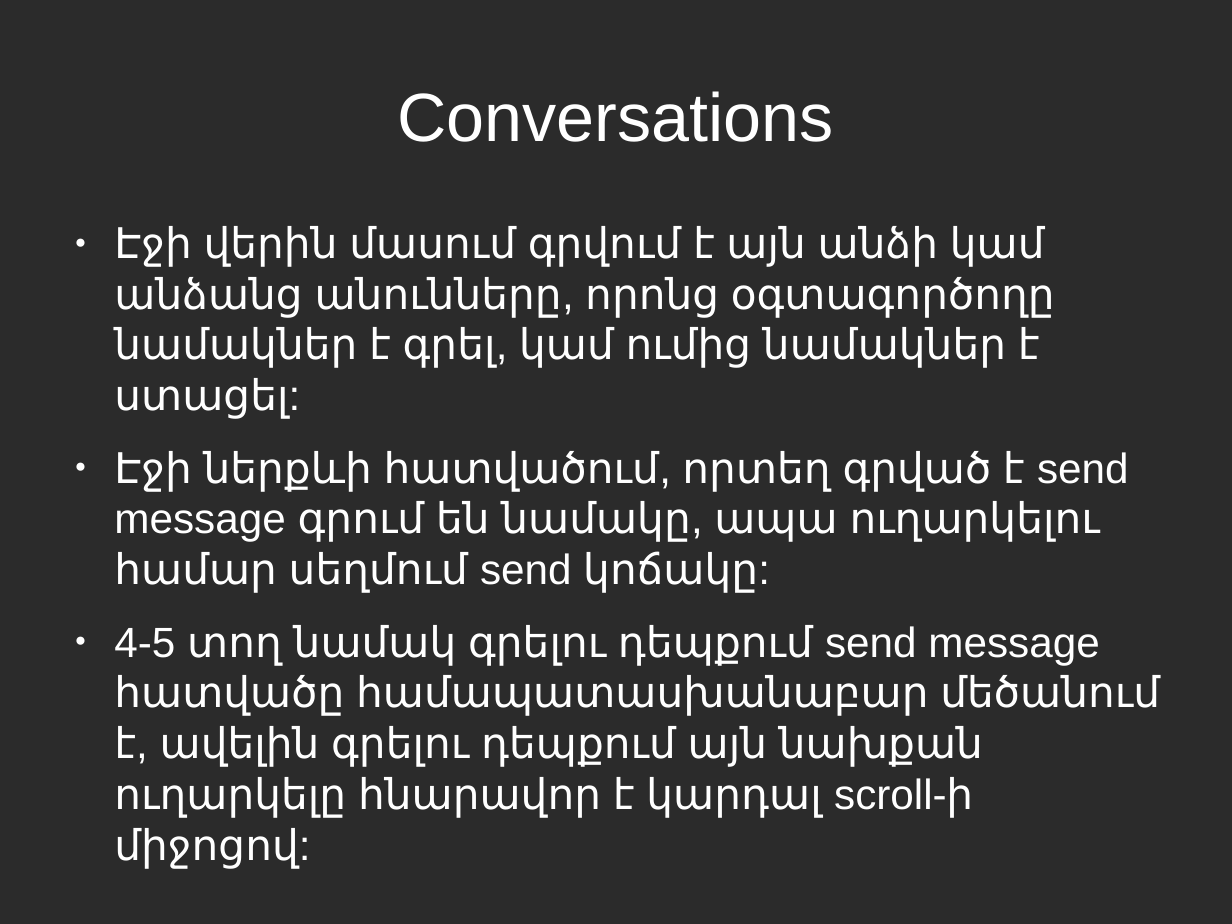
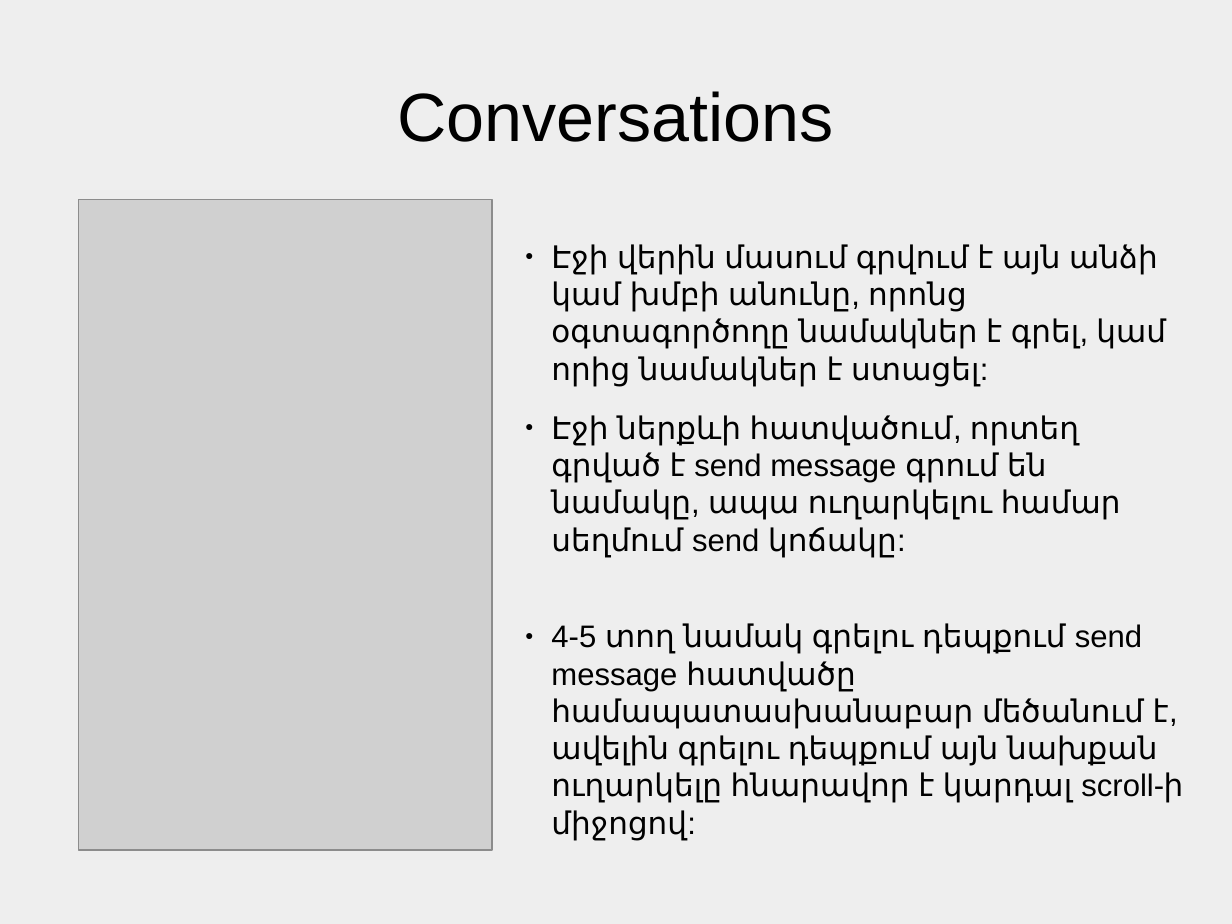
Before and after one commit to vanit-basic/instant_messenger, a slide deck: slide 17 of Documentation/Documentation.odp. Drawn at 1232x924 pixels with LibreOffice and Linux fonts; fonts in the diff are those of the drawing; grey boxes stand for pictures; background and template pictures are left out; a plain dark background stands for a picture behind light text. Boxes give left, top, right and bottom in pixels: in the first picture for what was removed or moved away, otherwise in the second. Text is boxed around its words. In the diff, an @@ line names an element or a change of style, - is before the commit and + after.

```diff
--- a/Documentation/Documentation.odp
+++ b/Documentation/Documentation.odp
@@ background picture (left out) to #EEEEEE @@
@@ title "Conversations" at box(397, 91, 833, 142): text colour #FFFFFF to #000000 @@
@@ picture added at box(78, 199, 492, 850) @@
@@ text "Էջի վերին մասում գրվում է ...": place and size @@
-text "Էջի վերին մասում գրվում է ..." at box(114, 226, 1160, 869)
+text "Էջի վերին մասում գրվում է ..." at box(551, 244, 1184, 803)
@@ text at box(551, 244, 1166, 386): text changed; size 27.2 to 20 pt; text colour #FFFFFF to #000000 @@
-● Էջի վերին մասում գրվում է այն անձի կամ անձանց անունները, որոնց օգտագործողը նամակներ է գրել, կամ ումից նամակներ է ստացել:
+● Էջի վերին մասում գրվում է այն անձի կամ խմբի անունը, որոնց օգտագործողը նամակներ է գրել, կամ որից նամակներ է ստացել:
@@ text at box(551, 415, 1184, 803): size 27.2 to 20 pt, text colour #FFFFFF to #000000 in "Էջի ներքևի հատվածում, որտեղ գրված է send ...", "4-5 տող նամակ գրելու դեպքում send message ..."; indent changed; bullet colour #FFFFFF to #000000; less space between paragraphs @@
```
Also in this commit, not shown: 8 other slides changed.
